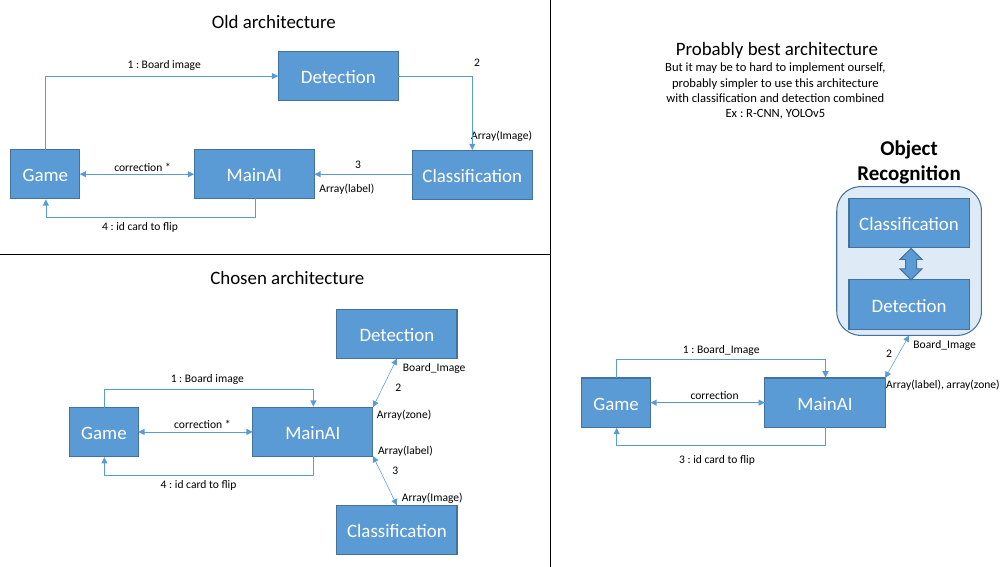
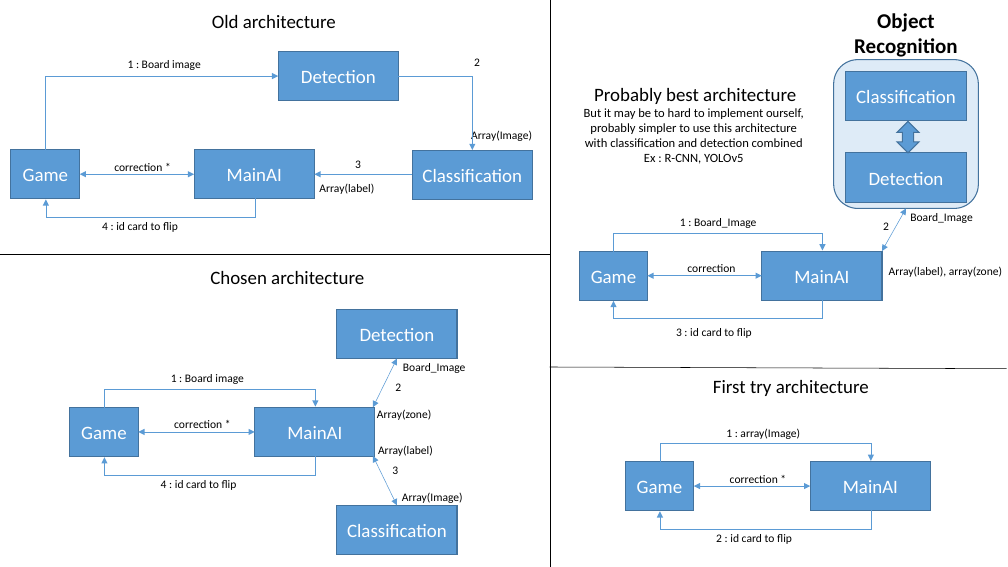
Before and after one commit to ebbaRickard/ProjetIntegrateur, a slide deck: slide 1 of Project_architectures.pptx. Drawn at 1008x567 pixels with LibreOffice and Linux fonts; fonts in the diff are those of the drawing. Boxes give left, top, right and bottom in pixels: in the first picture for what was removed or moved away, otherwise in the second. Text is boxed around its words. In the diff, an @@ line names an element or a change of style, - is before the commit and + after.

```diff
--- a/Project_architectures.pptx
+++ b/Project_architectures.pptx
@@ text "Probably best architecture": place and size @@
-text "Probably best architecture" at box(665, 42, 886, 118)
+text "Probably best architecture" at box(584, 88, 804, 164)
@@ 6 texts, 4 rectangles, 2 elbow arrows, 2 double arrows, 1 left right arrow, 1 rounded rectangle: place and size @@
-6 texts, 4 rectangles, 2 elbow arrows, 2 double arrows, 1 left right arrow, 1 rounded rectangle at box(582, 140, 982, 465)
+6 texts, 4 rectangles, 2 elbow arrows, 2 double arrows, 1 left right arrow, 1 rounded rectangle at box(579, 13, 979, 338)
@@ text "Array(label), array(zone)": place and size @@
-text "Array(label), array(zone)" at box(886, 379, 999, 390)
+text "Array(label), array(zone)" at box(889, 266, 1002, 277)
@@ elbow arrow (104, 408) - (315, 407): route changed @@
@@ line added from (1007, 369) to (550, 367), #000000 0.5 pt @@
@@ text added at box(713, 380, 869, 396), 18 pt, text #000000 @@
+First try architecture
@@ elbow arrow added from (660, 462) to (871, 461), #5B9BD5 0.5 pt @@
@@ text added at box(726, 428, 800, 439), 11 pt, text #000000 @@
+1 : array(Image)
@@ elbow arrow (315, 456) - (104, 457): route changed @@
@@ rectangle added at box(625, 461, 694, 510), fill #5B9BD5, outline #43739E 1 pt, 18 pt, text #FFFFFF @@
+Game
@@ text added at box(730, 475, 778, 483), 11 pt, text #000000 @@
+correction *
@@ rectangle added at box(811, 461, 931, 510), fill #5B9BD5, outline #43739E 1 pt, 18 pt, text #FFFFFF @@
+MainAI
@@ double arrow added from (694, 486) to (811, 486), #5B9BD5 0.5 pt @@
@@ elbow arrow added from (871, 510) to (660, 511), #5B9BD5 0.5 pt @@
@@ text added at box(716, 534, 792, 544), 11 pt, text #000000 @@
+2 : id card to flip
```
